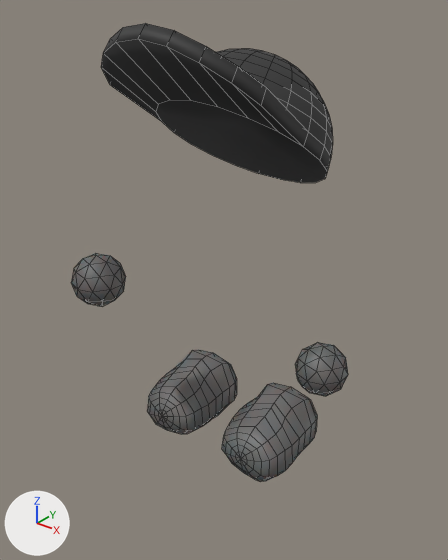
One commit to the Blender file Assets/leijapoika.blend: the scene before it, then after it.
Camera for both pictures: a camera (50 mm lens) standing at (4.73, -6.05, 3.37) and looking at (0.14, -0.31, -0.19). Every picture has the same lights, and +X, +Y and +Z are marked at lower left. Mesh edges are drawn as thin lines.

The older version as bpy lines, for what is in view:
```python
ob_hand_l = bpy.data.objects.new('Hand L', me_icosphere_002)
ob_hand_l.location = (1.49, 0.05, -1.2)
ob_hand_r = bpy.data.objects.new('Hand R', me_icosphere_003)
ob_hand_r.location = (-1.06, -1.39, -0.14)
ob_leg_l = bpy.data.objects.new('Leg L', me_sphere)
ob_leg_l.location = (0.0, 0.0, -2.6)
ob_leg_l.rotation_euler = (1.571, 0.0, 0.0)  # degrees (90, 0, 0)
ob_leg_l.scale = (0.505, 0.505, 0.691)
ob_leg_r = bpy.data.objects.new('Leg R', me_sphere)
ob_leg_r.location = (0.0, 0.0, -2.6)
ob_leg_r.rotation_euler = (1.571, 0.0, 0.0)  # degrees (90, 0, 0)
ob_leg_r.scale = (-0.505, 0.505, 0.691)
ob_sphere = bpy.data.objects.new('Sphere', me_sphere_001)
ob_sphere.location = (0.0, 0.21, 1.47)
ob_sphere.rotation_euler = (-0.615, 0.0, 0.0)  # degrees (-35, 0, 0)
ob_sphere.scale = (1.15, 1.15, 1.15)
```
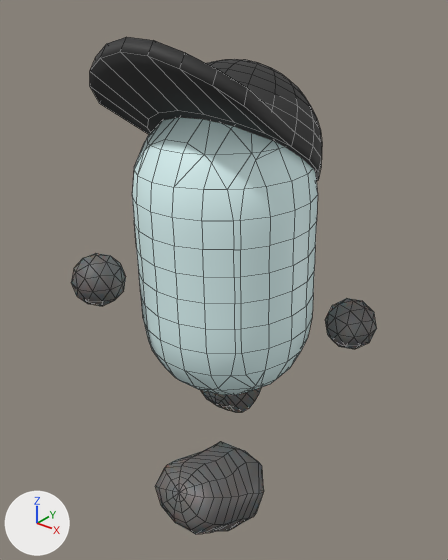
Commit message: Final final koira

Diff of the bpy script that builds the scene:
```diff
--- a/Assets/leijapoika.blend.py
+++ b/Assets/leijapoika.blend.py
@@ mat_torso @@
+mat_torso = principled_material('Torso')
+mat_torso.base_color = (0.774, 1.0, 1.0)  # white #e4ffff
@@ me_mesh @@
+me_mesh.from_pydata(...)  # 336 vertices, 386 faces; spans x -2.34..2.34, y -1.36..1.36, z -1.36..1.36
+me_mesh.polygons.foreach_set('use_smooth', [True] * 386)
+me_mesh.materials.append(mat_torso)  # white #e4ffff
@@ ob_leg_l @@
 ob_leg_l = bpy.data.objects.new('Leg L', me_sphere)
-ob_leg_l.location = (0.0, 0.0, -2.6)
-ob_leg_l.rotation_euler = (1.571, 0.0, 0.0)  # degrees (90, 0, 0)
+ob_leg_l.location = (0.11, -1.48, -2.5)
+ob_leg_l.rotation_euler = (0.964, 0.0, 0.0)  # degrees (55, 0, 0)
 ob_leg_l.scale = (0.505, 0.505, 0.691)
@@ ob_hand_l @@
 ob_hand_l = bpy.data.objects.new('Hand L', me_icosphere_002)
-ob_hand_l.location = (1.49, 0.05, -1.2)
+ob_hand_l.location = (1.49, 0.76, -0.85)
@@ ob_sphere @@
 ob_sphere = bpy.data.objects.new('Sphere', me_sphere_001)
-ob_sphere.location = (0.0, 0.21, 1.47)
-ob_sphere.rotation_euler = (-0.615, 0.0, 0.0)  # degrees (-35, 0, 0)
+ob_sphere.location = (-0.13, 0.21, 1.34)
+ob_sphere.rotation_euler = (-0.615, -0.0972, 0.0)  # degrees (-35, -5.6, 0)
 ob_sphere.scale = (1.15, 1.15, 1.15)
@@ ob_leg_r @@
 ob_leg_r = bpy.data.objects.new('Leg R', me_sphere)
-ob_leg_r.location = (0.0, 0.0, -2.6)
-ob_leg_r.rotation_euler = (1.571, 0.0, 0.0)  # degrees (90, 0, 0)
+ob_leg_r.location = (0.11, 1.02, -2.61)
+ob_leg_r.rotation_euler = (2.248, 0.0, 0.0)  # degrees (129, 0, 0)
 ob_leg_r.scale = (-0.505, 0.505, 0.691)
@@ ob_torso_001 @@
+ob_torso_001 = bpy.data.objects.new('Torso.001', me_mesh)
+ob_torso_001.location = (-0.07, 0.0, 0.04)
+ob_torso_001.rotation_euler = (0.0, 1.544, 0.0)  # degrees (0, 88, 0)
+ob_torso_001.scale = (0.868, 0.868, 0.868)
```

Location of each change, (x1, y1, x2, y2) in pixels of the pictures (448 x 560 px):
'Torso.001', added: after (132, 118, 318, 395)
'Sphere', moved, turned: before (101, 23, 333, 183); after (90, 37, 322, 181)
'Leg L', moved, turned: before (222, 383, 317, 482); after (155, 442, 264, 534)
'Leg R', moved, turned: before (147, 350, 237, 434); after (201, 387, 262, 412)
'Hand L', moved: before (296, 342, 348, 396); after (325, 298, 377, 349)
